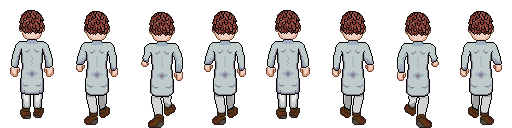
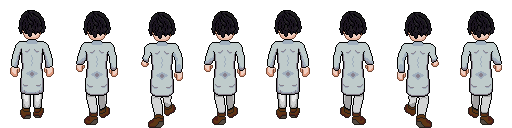
Layer changes from the first 512px x 128px image to the second:
added layer "head man1 copy" above "brown hair" over [18, 10, 495, 41]
painted on "0" over [19, 10, 45, 40]
painted on "1" over [84, 11, 110, 41]
painted on "2" over [149, 12, 175, 42]
painted on "1 copy" over [212, 11, 238, 41]
painted on "0 copy" over [275, 10, 301, 40]
painted on "1 #1" over [340, 11, 366, 41]
painted on "2 copy" over [405, 12, 431, 42]
painted on "4 copy" over [468, 11, 494, 41]
